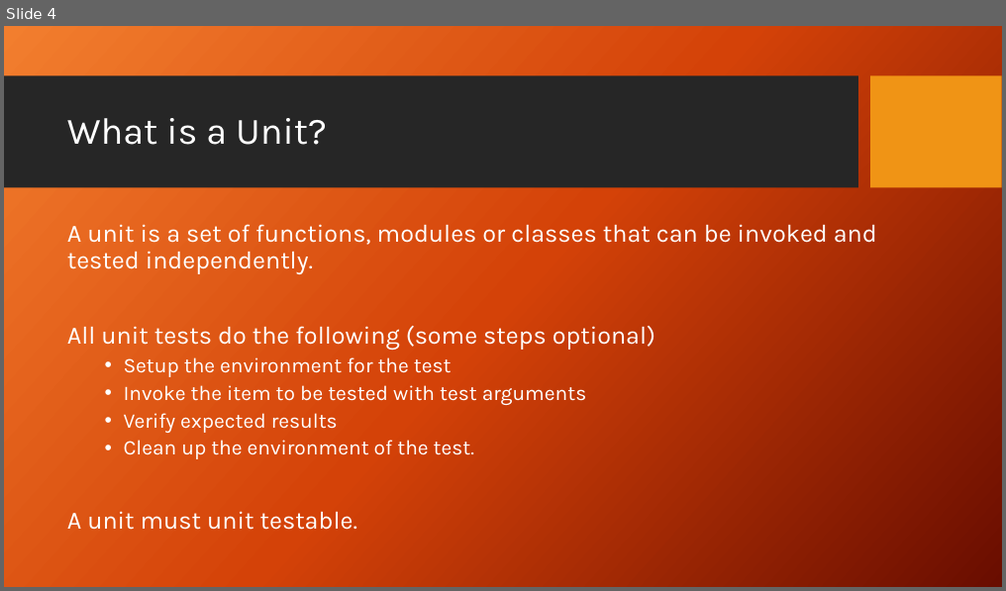
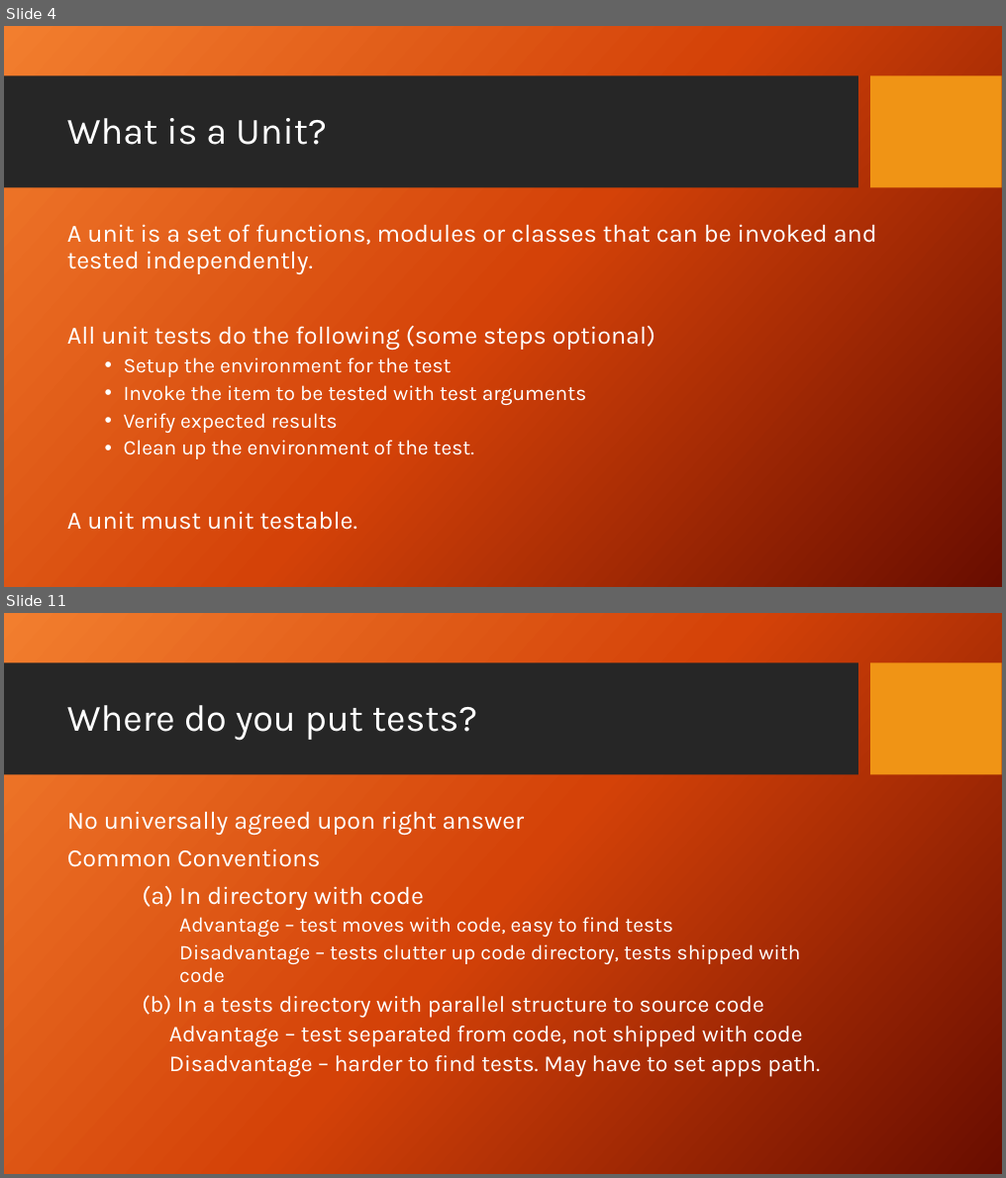
Before and after one commit to PrincetonUniversity/software_testing, a slide deck: UnitTestingSlides.pptx. Shown one above the other, each under a label of ours: slide 4 before the commit, slides 4 and 11 after it; the slides between them are not shown. The pictures are 1006x591 and 1006x1178 pixels, drawn with LibreOffice and Linux fonts; fonts in the diff are those of the drawing; background and template pictures are left out. Boxes give left, top, right and bottom in pixels: in the first picture for what was removed or moved away, otherwise in the second. Text is boxed around its words. In the diff, an @@ line names an element or a change of style, - is before the commit and + after.

```diff
--- a/UnitTestingSlides.pptx
+++ b/UnitTestingSlides.pptx
@@ slide 11 added at (x1=4, y1=613, x2=1002, y2=1174), background picture (left out); not listed: 2 template elements that a slide beside it also shows @@
@@ title added at (x1=67, y1=705, x2=477, y2=740), 36 pt, text #FFFFFF @@
+Where do you put tests?
@@ text added at (x1=67, y1=811, x2=820, y2=1077), 22 pt, text #FFFFFF @@
+No universally agreed upon right answer
+Common Conventions
+(a) In directory with code
+      Advantage – test moves with code, easy to find tests
+      Disadvantage – tests clutter up code directory, tests shipped with code
+    (b) In a tests directory with parallel structure to source code
+    Advantage – test separated from code, not shipped with code
+    Disadvantage – harder to find tests. May have to set apps path.
```
Also in this commit, not shown: 3 slides changed, 6 other slides added.
